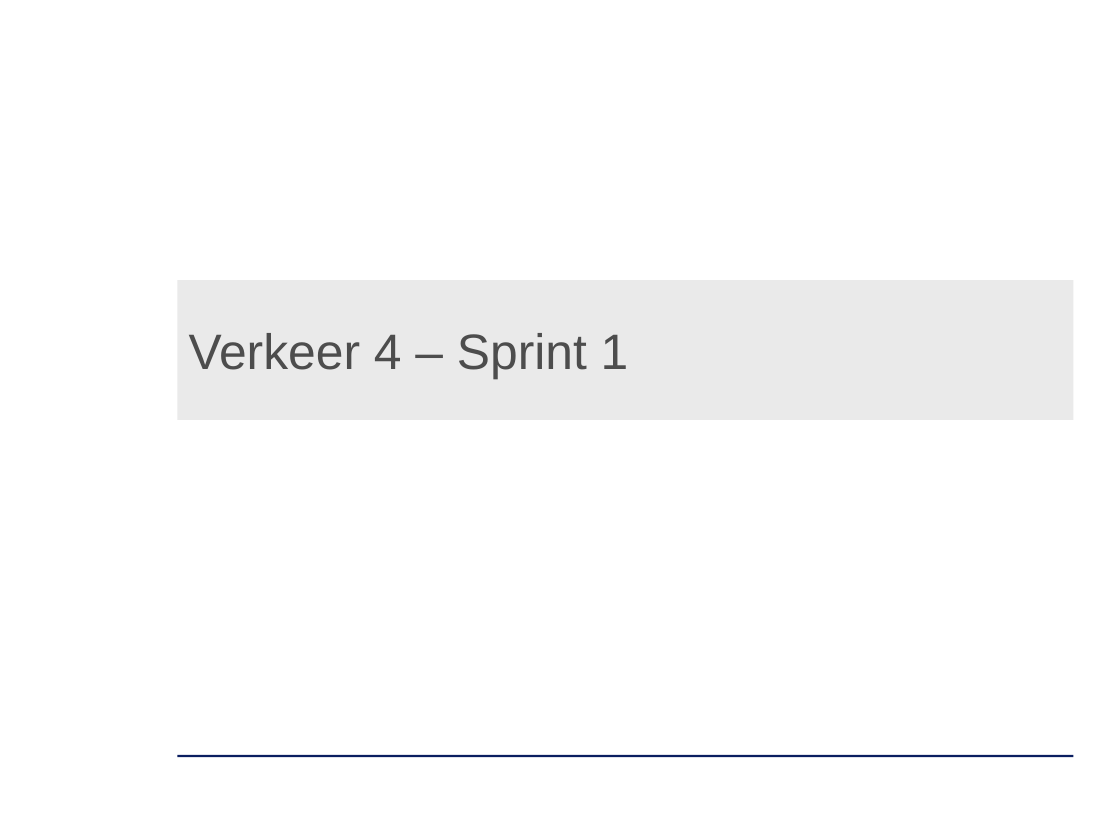
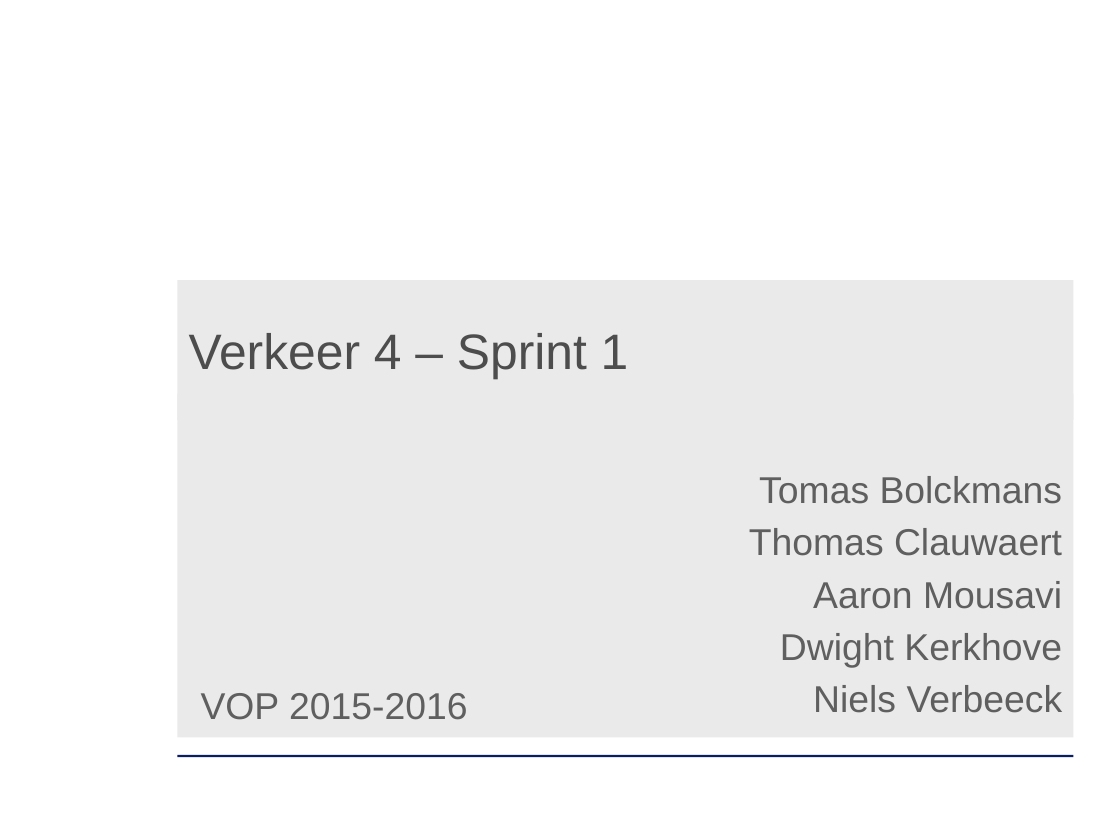
Before and after one commit to ghentlivinglab/Traffic-Travel-Time-Analyzer-4, a slide deck: slide 1 of Analyse/sprint1presentatie.pptx. Drawn at 1120x840 pixels with LibreOffice and Linux fonts; fonts in the diff are those of the drawing; background and template pictures are left out. Boxes give left, top, right and bottom in pixels: in the first picture for what was removed or moved away, otherwise in the second. Text is boxed around its words. In the diff, an @@ line names an element or a change of style, - is before the commit and + after.

Commit message:
update presentatie sprint 1

```diff
--- a/Analyse/sprint1presentatie.pptx
+++ b/Analyse/sprint1presentatie.pptx
@@ subtitle added at <box>177,393,1073,737</box>, fill #EAEAEA, 24 pt, text #5F5F5F @@
+Tomas Bolckmans
+Thomas Clauwaert
+Aaron Mousavi
+Dwight Kerkhove
+Niels Verbeeck
@@ text added at <box>201,693,468,720</box>, 24 pt, text #5F5F5F @@
+VOP 2015-2016
```
Also in this commit, not shown: 11 other slides changed, 7 slides added, 3 slides removed.
